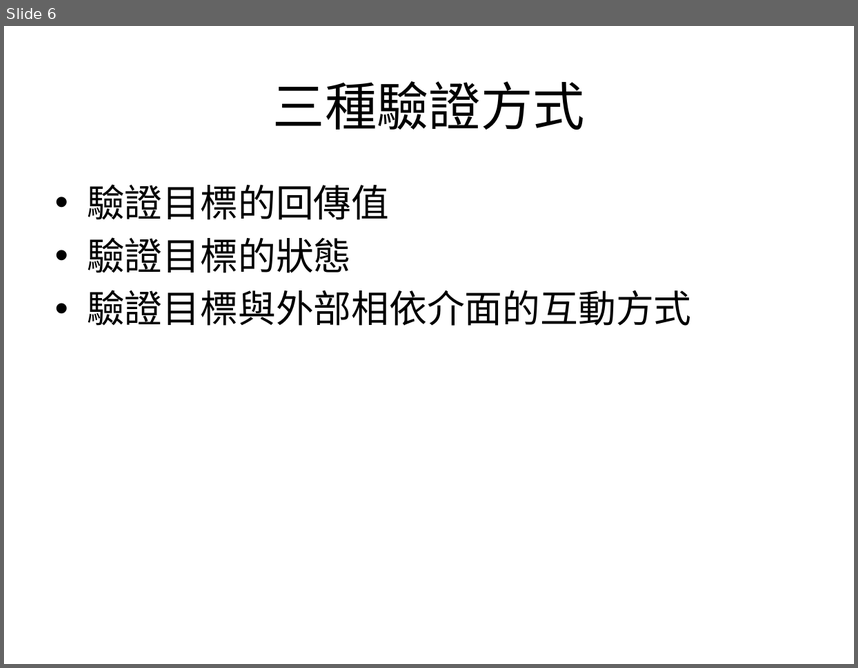
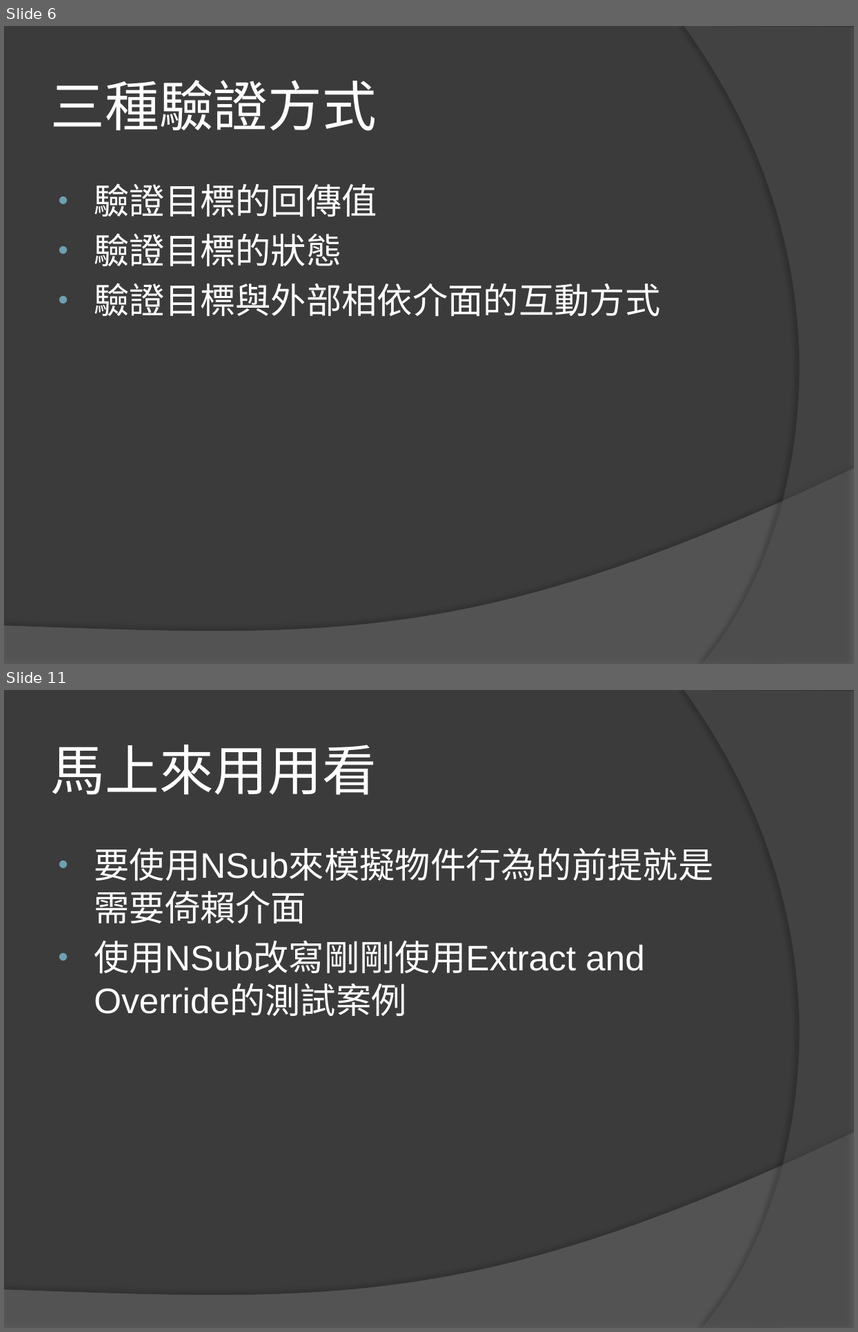
Before and after one commit to lintingwei/UnitTestBasic, a slide deck: Unit Test Basic.pptx. Shown one above the other, each under a label of ours: slide 6 before the commit, slides 6 and 11 after it; the slides between them are not shown. The pictures are 858x668 and 858x1332 pixels, drawn with LibreOffice and Linux fonts; fonts in the diff are those of the drawing. Boxes give left, top, right and bottom in pixels: in the first picture for what was removed or moved away, otherwise in the second. Text is boxed around its words. In the diff, an @@ line names an element or a change of style, - is before the commit and + after.

```diff
--- a/Unit Test Basic.pptx
+++ b/Unit Test Basic.pptx
@@ slide 11 added at bbox=[4, 690, 854, 1328], background #3B3B3B; not listed: 2 template elements that a slide beside it also shows @@
@@ title added at bbox=[51, 745, 377, 795], 46 pt, text #FFFFFF @@
+馬上來用用看
@@ text added at bbox=[94, 847, 713, 1016], 30 pt, text #FFFFFF @@
+• 要使用NSub來模擬物件行為的前提就是需要倚賴介面
+• 使用NSub改寫剛剛使用Extract and Override的測試案例
@@ slide 6 changed as well @@
@@ background #FFFFFF to #3B3B3B @@
@@ freeform shape added at bbox=[684, 26, 854, 664], fill #5E5E5E at 40% opacity @@
@@ title "三種驗證方式" at bbox=[51, 80, 377, 131]: size 44 to 46 pt, font Calibri to Roboto, text colour #000000 to #FFFFFF; alignment centre to left @@
@@ text "驗證目標的回傳值" at bbox=[94, 183, 660, 316]: size 32 to 30 pt, font Calibri to Arial, text colour #000000 to #FFFFFF; indent changed @@
@@ freeform shape added at bbox=[4, 468, 854, 664], fill #7F7F7F at 45% opacity @@
```
Also in this commit, not shown: 5 other slides changed, 6 other slides added.
